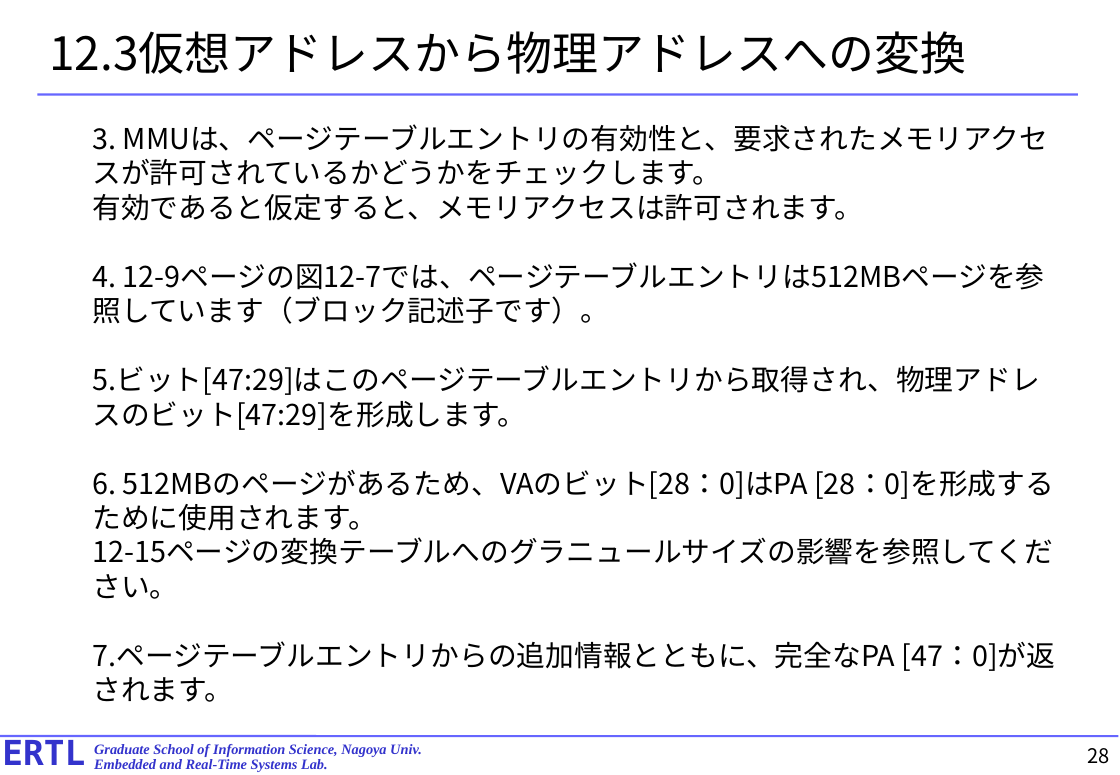
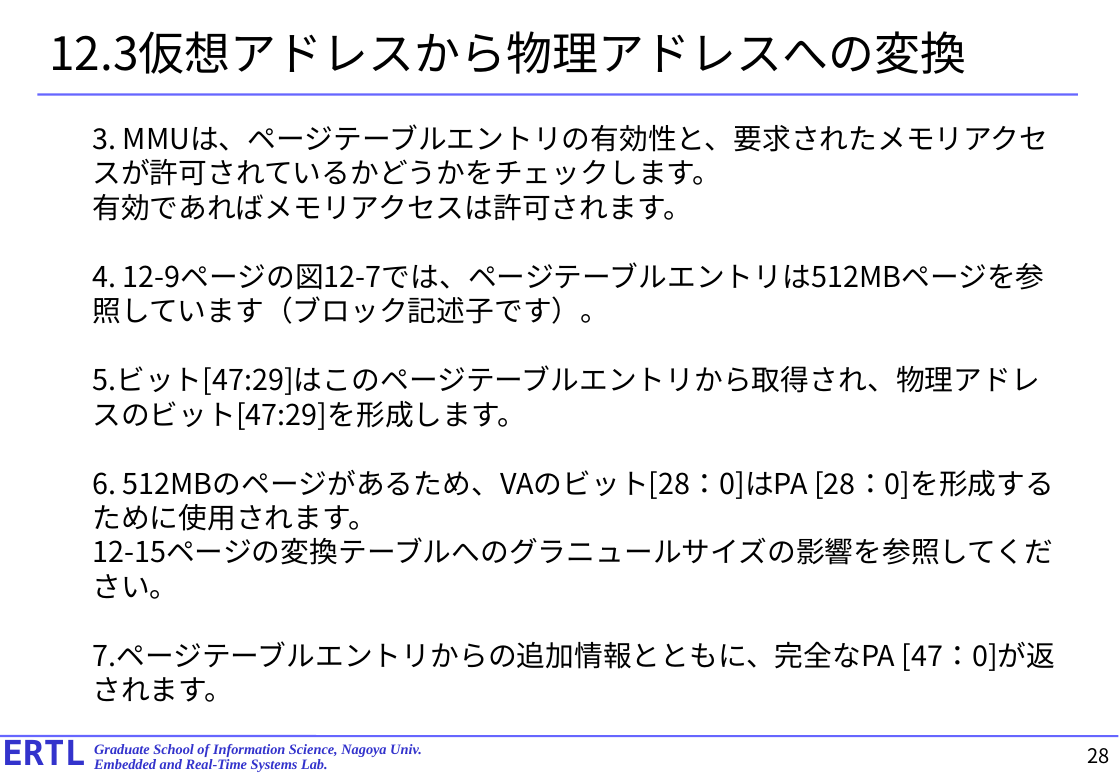
Before and after one commit to exshonda/arm64_basic, a slide deck: slide 28 of text/10.chapter12.pptx. Drawn at 1120x775 pixels with LibreOffice and Linux fonts; fonts in the diff are those of the drawing. Boxes give left, top, right and bottom in pixels: in the first picture for what was removed or moved away, otherwise in the second. Text is boxed around its words. In the diff, an @@ line names an element or a change of style, - is before the commit and + after.

```diff
--- a/text/10.chapter12.pptx
+++ b/text/10.chapter12.pptx
@@ text at (92, 124, 1056, 702): text changed @@
-  3. MMUは、ページテーブルエントリの有効性と、要求されたメモリアクセスが許可されているかどうかをチェックします。
-  有効であると仮定すると、メモリアクセスは許可されます。
-  4. 12-9ページの図12-7では、ページテーブルエントリは512MBページを参照しています（ブロック記述子です）。
-  5.ビット[47:29]はこのページテーブルエントリから取得され、物理アドレスのビット[47:29]を形成します。
-  6. 512MBのページがあるため、VAのビット[28：0]はPA [28：0]を形成するために使用されます。
-  12-15ページの変換テーブルへのグラニュールサイズの影響を参照してください。
-  7.ページテーブルエントリからの追加情報とともに、完全なPA [47：0]が返されます。
+  3. MMUは、ページテーブルエントリの有効性と、要求されたメモリアクセスが許可されているかどうかをチェックします。
+  有効であればメモリアクセスは許可されます。
+  4. 12-9ページの図12-7では、ページテーブルエントリは512MBページを参照しています（ブロック記述子です）。
+  5.ビット[47:29]はこのページテーブルエントリから取得され、物理アドレスのビット[47:29]を形成します。
+  6. 512MBのページがあるため、VAのビット[28：0]はPA [28：0]を形成するために使用されます。
+  12-15ページの変換テーブルへのグラニュールサイズの影響を参照してください。
+  7.ページテーブルエントリからの追加情報とともに、完全なPA [47：0]が返されます。
```
Also in this commit, not shown: 31 other slides changed, 1 slide added.
